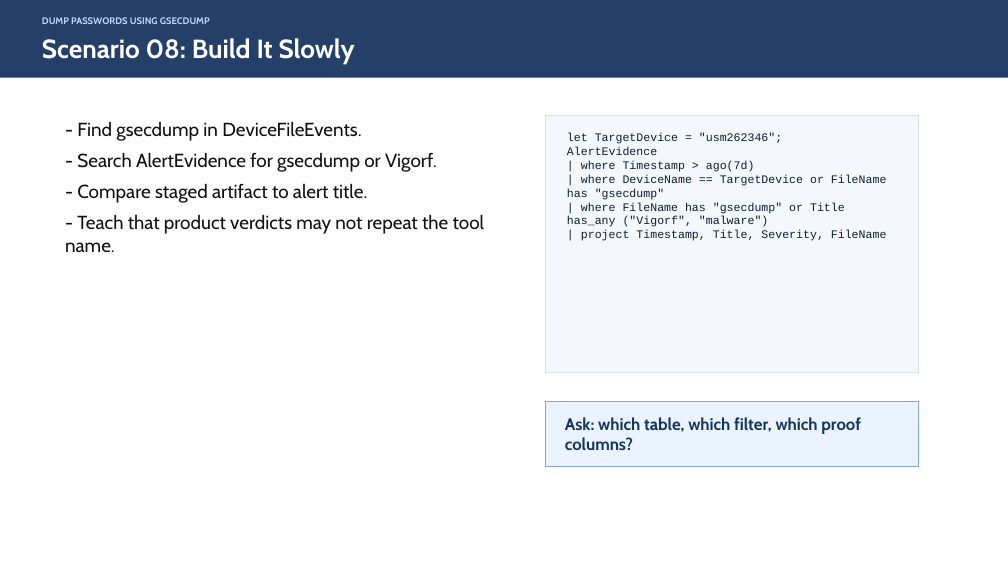
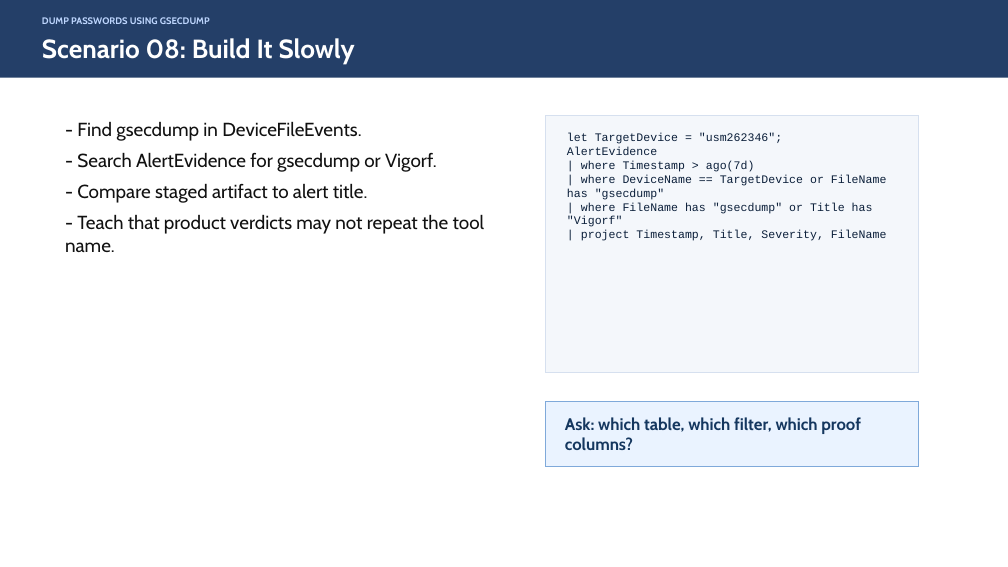
Before and after one commit to Cyberlorians/attackiqkqlsession, a slide deck: slide 37 of AttackIQ-XDR-KQL-CTF-Training.pptx. Drawn at 1008x567 pixels with LibreOffice and Linux fonts; fonts in the diff are those of the drawing. Boxes give left, top, right and bottom in pixels: in the first picture for what was removed or moved away, otherwise in the second. Text is boxed around its words. In the diff, an @@ line names an element or a change of style, - is before the commit and + after.

```diff
--- a/AttackIQ-XDR-KQL-CTF-Training.pptx
+++ b/AttackIQ-XDR-KQL-CTF-Training.pptx
@@ text at box(567, 202, 873, 227): text changed @@
-| where FileName has "gsecdump" or Title has_any ("Vigorf", "malware")
+| where FileName has "gsecdump" or Title has "Vigorf"
```
Also in this commit, not shown: 8 other slides changed.
